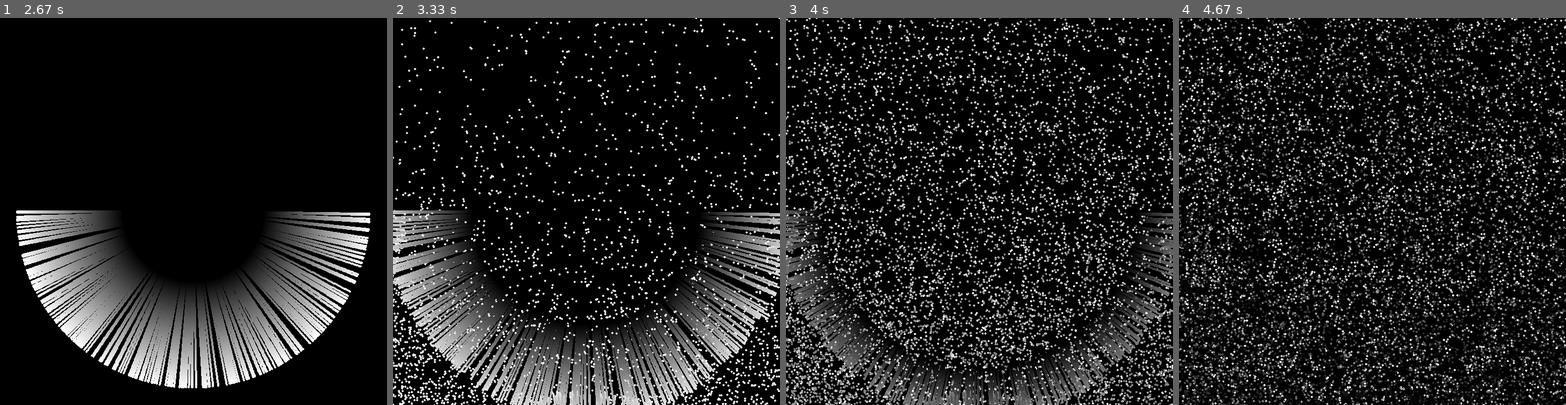
Above: before the commit, frames 1-4 (left to right).
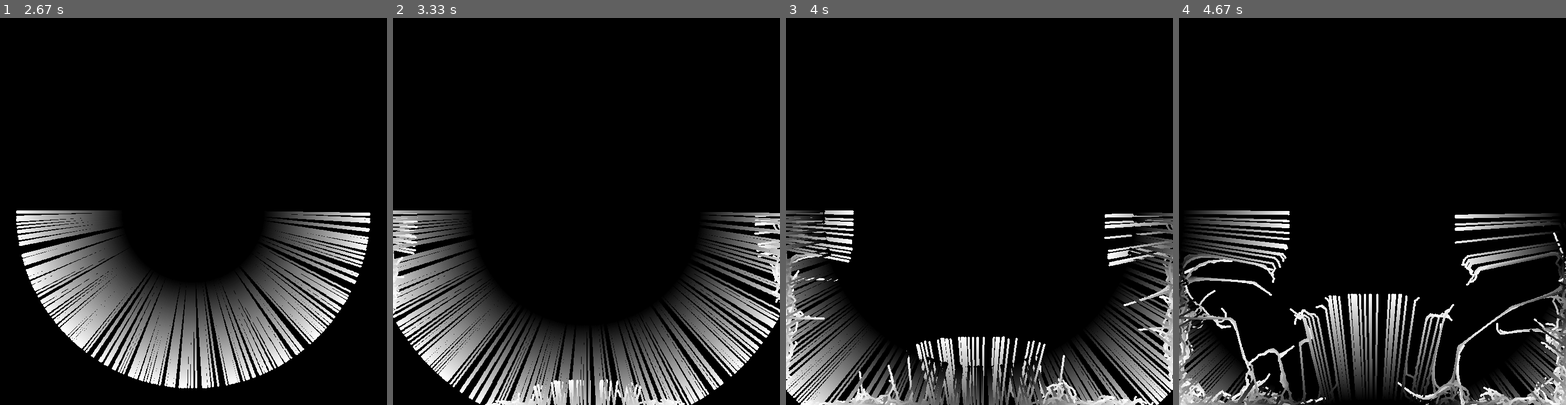
Above: after the commit, the same moments.

Repository: GeorgeHajivassiliou/slime
Game: pygame game, started from slime.py
Same seed, same stepped clock (60 frames per second), same inputs: the game is played once before the commit and once after it.
Inputs:
- Up to frame 1 (2.67 s): hold D 0.33-0.8 s
- Up to frame 2 (3.33 s): no input
- Up to frame 3 (4 s): no input
- Up to frame 4 (4.67 s): no input

Frame 1 is identical in both runs. In frame 2, 7.0% of the frame differs, in the area x 0-100%, y 0-100%; in frame 3, 21%; in frame 4, 30%.

Commit message:
Fix error with calculation of new velocity in turn function

Diff:
--- a/objects.py
+++ b/objects.py
@@ -17,29 +17,26 @@
         self._store.insert(0,item)
         self._store = self._store[:self._size]
 
-
     def get(self):
         return self._store
 
 
 class Agent:
     def __init__(self, position: base.Vector, velocity: base.Vector):
+        assert isinstance(position,base.Vector)
+        assert isinstance(velocity,base.Vector)
         self.position = position
         self.velocity = velocity
 
     def move(self):
         self.position.coordinates += self.velocity.coordinates
-        # self.position.x += self.velocity.x
-        # self.position.y += self.velocity.y
 
     def check_bounds(self, max_x: int, max_y: int):
         # Reflect off the boundaries by reversing velocity if out of bounds
         if self.position.x > max_x or self.position.x < 0:
-            x = self.velocity.x
-            self.velocity.x = -1 * x
+            self.velocity.x *= -1
         if self.position.y > max_y or self.position.y < 0:
-            y = self.velocity.y
-            self.velocity.y = -1 * y
+            self.velocity.y *= -1
 
 
     def sense(self,agents:list[Self]) -> Self:
@@ -48,7 +45,12 @@
         min_dst = np.inf
 
         for agent in self._get_non_self_agents(agents):
+            assert isinstance(agent,Agent)
+            assert isinstance(agent.position,base.Vector)
+            assert isinstance(self.position,base.Vector)
+
             dp = agent.position - self.position
+            assert isinstance(dp,base.Vector), f"Should type Vector. Instead is {type(dp)}f"
             if abs(dp.x) > 100 or abs(dp.y) > 100:
                 continue
             cos_theta = measure_cos_theta(self.velocity,dp)
@@ -65,8 +67,8 @@
     def turn(self,target_position,alpha):
 
         vector_to_target = target_position.coordinates - self.position.coordinates
-        new_coordinates = ((1-alpha) * self.velocity.coordinates) + alpha * vector_to_target
-        new_magnitude = np.sqrt(np.linalg.norm(new_coordinates))
+        new_coordinates = ((1-alpha) * self.velocity.coordinates) + (alpha * vector_to_target)
+        new_magnitude = np.linalg.norm(new_coordinates)
         self.velocity.coordinates = new_coordinates * (ORIGINAL_MAGNITUDE / new_magnitude)
 
 
@@ -101,7 +103,7 @@
 
 class RandomVelocityAgentFactory(AgentFactory):
 
-    def build(self,position) -> Agent:
+    def build(self,position:np.ndarray) -> Agent:
 
         position = base.Vector(position)
         angle = random.uniform(0,3.14)
@@ -119,7 +121,7 @@
 
     def build(self,position:base.Vector) -> Agent:
 
-        position = base.Vector(position.coordinates)
+        position = base.Vector(position)
         result = Agent(position,self._velocity)
         return result
 
--- a/slime.py
+++ b/slime.py
@@ -49,7 +49,7 @@
                 target_agent = agent.sense(nearby_agents)
 
                 if target_agent is not None:
-                    agent.turn(target_agent.position,60)
+                    agent.turn(target_agent.position,10)
 
             self._agent_positions[i].add(tuple(agent.position))
 
--- a/test_objects.py
+++ b/test_objects.py
@@ -39,8 +39,9 @@
     @pytest.fixture
     def agents(self):
         centres = [(0,0),(2,2),(1,1)]
+        velocity = base.Vector(np.array([0,2]))
         centres = [base.Vector(np.array(c)) for c in centres]
-        factory = objects.FixedVelocityAgentFactory(base.Vector(np.array([0,1])))
+        factory = objects.FixedVelocityAgentFactory(velocity)
         result = list(objects.make_n_agents(len(centres),centres,factory))
         return result
 
@@ -50,6 +51,13 @@
         observed = agents[0].sense(agents)
         assert observed == expected
 
+    def test_turn(self,agents):
+        acting_agent =  agents[0]
+        acting_agent.turn(agents[1].position,0)
+        observed = acting_agent.velocity
+
+        assert tuple(observed) == (0,2)
+
 
 def test_measure_angle():
     v1 = base.Vector(np.array([3,4])) # using pythagorean numbers so that result is integer
@@ -57,10 +65,3 @@
     expected = 1
     observed = objects.measure_cos_theta(v1,v2)
     assert observed == expected
-
-    # def test_turn(self,agents):
-    #     acting_agent =  agents[0]
-    #     acting_agent.turn(agents[1].position,0.5)
-    #     observed = acting_agent.velocity
-
-    #     assert tuple(observed) == (1,1.5)
